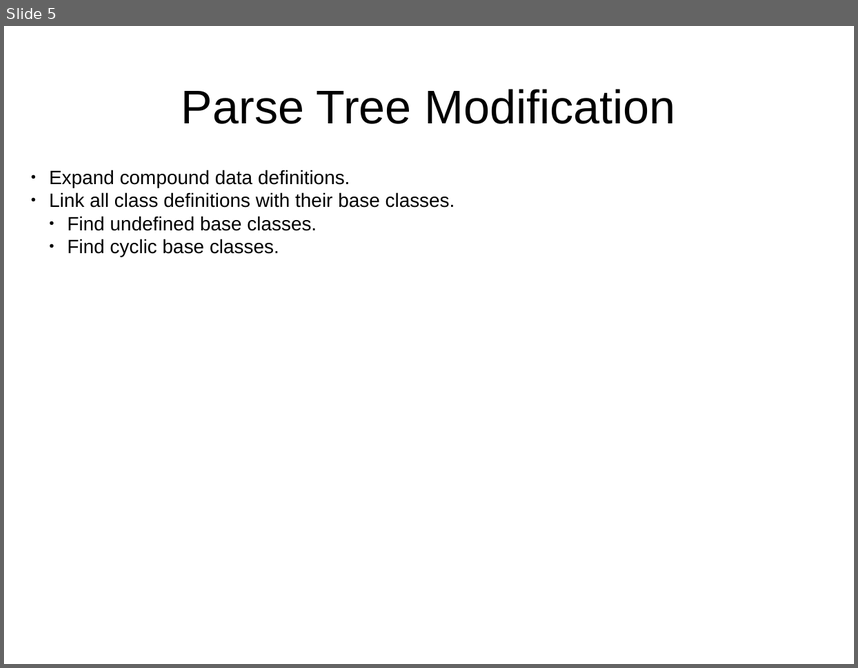
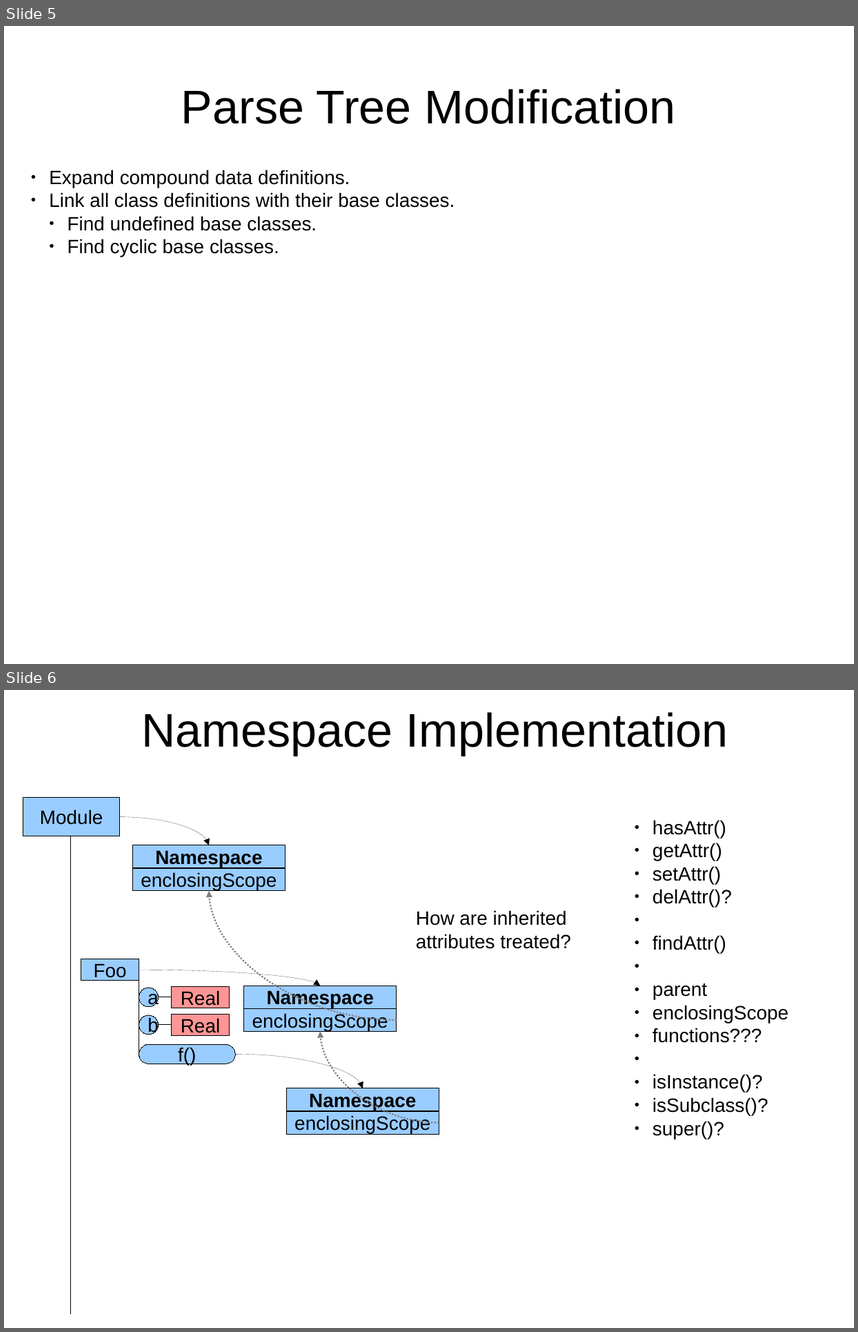
Before and after one commit to eike-welk/freeode, a slide deck: freeode_py/SIML Compiler Outline.odp. Shown one above the other, each under a label of ours: slide 5 before the commit, slides 5 and 6 after it. The pictures are 858x668 and 858x1332 pixels, drawn with LibreOffice and Linux fonts; fonts in the diff are those of the drawing. Boxes give left, top, right and bottom in pixels: in the first picture for what was removed or moved away, otherwise in the second. Text is boxed around its words. In the diff, an @@ line names an element or a change of style, - is before the commit and + after.

```diff
--- a/freeode_py/SIML Compiler Outline.odp
+++ b/freeode_py/SIML Compiler Outline.odp
@@ slide 6 added at (x1=4, y1=690, x2=854, y2=1328), background #FFFFFF @@
@@ title added at (x1=142, y1=712, x2=728, y2=756), 44 pt, text #000000 @@
+Namespace Implementation
@@ rectangle added at (x1=23, y1=797, x2=120, y2=836), fill #99CCFF, outline #000000 0 pt, 18 pt, text #000000 @@
+Module
@@ curved arrow added from (120, 816) to (209, 845), #000000 0 pt @@
@@ text added at (x1=653, y1=820, x2=789, y2=1138), 18 pt, text #000000 @@
+● hasAttr()
+● getAttr()
+● setAttr()
+● delAttr()?
+● findAttr()
+● parent
+● enclosingScope
+● functions???
+● isInstance()?
+● isSubclass()?
+● super()?
@@ elbow line added from (71, 836) to (71, 1313), #000000 0 pt @@
@@ rectangle added at (x1=133, y1=845, x2=286, y2=867), fill #99CCFF, outline #000000 0 pt, 18 pt, text #000000, bold @@
+Namespace
@@ rectangle added at (x1=133, y1=868, x2=286, y2=891), fill #99CCFF, outline #000000 0 pt, 18 pt, text #000000 @@
+enclosingScope
@@ curved arrow added from (397, 1020) to (209, 891), #808080 1.45 pt @@
@@ text added at (x1=416, y1=910, x2=570, y2=949), 18 pt, text #000000 @@
+How are inherited attributes treated?
@@ rectangle added at (x1=81, y1=959, x2=139, y2=980), fill #99CCFF, outline #000000 0 pt, 18 pt, text #000000 @@
+Foo
@@ curved arrow added from (139, 970) to (320, 985), #000000 0 pt @@
@@ elbow line added from (110, 980) to (139, 997), #000000 0 pt @@
@@ elbow line added from (110, 980) to (139, 1025), #000000 0 pt @@
@@ elbow line added from (110, 980) to (139, 1054), #000000 0 pt @@
@@ ellipse added at (x1=139, y1=987, x2=159, y2=1006), fill #99CCFF, outline #000000 0 pt, 18 pt, text #000000 @@
+a
@@ elbow line added from (159, 997) to (172, 997), #000000 0 pt @@
@@ rectangle added at (x1=172, y1=987, x2=229, y2=1008), fill #FF9696, outline #000000 0 pt, 18 pt, text #000000 @@
+Real
@@ rectangle added at (x1=244, y1=985, x2=397, y2=1008), fill #99CCFF, outline #000000 0 pt, 18 pt, text #000000, bold @@
+Namespace
@@ ellipse added at (x1=139, y1=1015, x2=159, y2=1034), fill #99CCFF, outline #000000 0 pt, 18 pt, text #000000 @@
+b
@@ rectangle added at (x1=172, y1=1014, x2=229, y2=1035), fill #FF9696, outline #000000 0 pt, 18 pt, text #000000 @@
+Real
@@ rectangle added at (x1=244, y1=1009, x2=397, y2=1031), fill #99CCFF, outline #000000 0 pt, 18 pt, text #000000 @@
+enclosingScope
@@ elbow line added from (159, 1025) to (172, 1025), #000000 0 pt @@
@@ curved arrow added from (439, 1123) to (320, 1031), #808080 1.45 pt @@
@@ rounded rectangle added at (x1=139, y1=1044, x2=235, y2=1063), fill #99CCFF, outline #000000 0 pt, 18 pt, text #000000 @@
+f()
@@ curved arrow added from (235, 1054) to (363, 1088), #000000 0 pt @@
@@ rectangle added at (x1=286, y1=1088, x2=439, y2=1110), fill #99CCFF, outline #000000 0 pt, 18 pt, text #000000, bold @@
+Namespace
@@ rectangle added at (x1=286, y1=1111, x2=439, y2=1134), fill #99CCFF, outline #000000 0 pt, 18 pt, text #000000 @@
+enclosingScope
```
Also in this commit, not shown: 1 slide changed, 4 other files.
